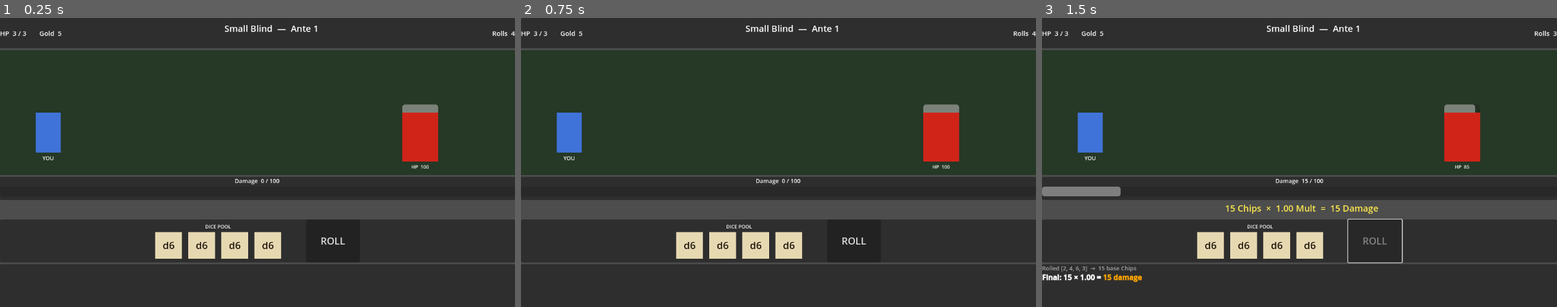
Above: before the commit, frames 1-3 (left to right).
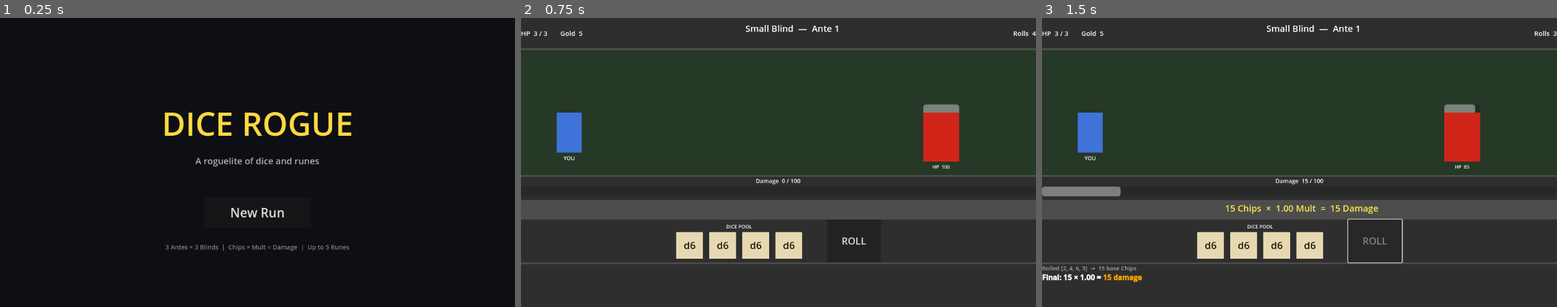
Above: after the commit, the same moments.

Repository: tjs060701-bot/GooglePlay-Game
Game: Godot game, scene res://scenes/MainMenu.tscn
Same seed, same stepped clock (60 frames per second), same inputs: the game is played once before the commit and once after it. Before the commit the project starts from res://scenes/CombatScene.tscn.
Inputs (mouse positions are in pixels of both pictures, inside the frame that each line leads up to):
- Up to frame 1 (0.25 s): no input
- Up to frame 2 (0.75 s): click (778, 211) at 0.5 s, where only the run after the commit has a clickable "New Run"
- Up to frame 3 (1.5 s): click "ROLL" at 1.25 s

The runs differ from the first frame. In frame 1, 98% of the frame differs, in the area x 0-100%, y 0-100%; in frame 2, nothing differs; in frame 3, nothing differs.

Commit message:
feat: Phase 4 — main menu, dice upgrades, 4 new runes, polish
Main menu:
- Title screen with "New Run" button; sets start scene so game
  no longer drops cold into CombatScene

Dice upgrades in shop:
- Add d6 to pool (4g), upgrade d6→d8 (5g), d6→d12 (8g)
- GameManager.add_die() and upgrade_die_sides() added
- CombatScene die icons now show actual type (d6/d8/d12) instead
  of hardcoded "d6"
- Shop displays current pool composition ("Pool: d6 d8 d12 …")

4 new runes (shop pool grows from 6 to 10):
- Even Flow (damage): all dice even → +25 Chips
- Magpie (economy): each roll earns +1 Gold
- Critical Hit (mult): any die at its max face → ×2.5 Mult;
  synergises with d8/d12 upgrades
- Momentum (damage): +8 Chips per die in pool; rewards growing
  your dice pool

Polish:
- Shop top bar shows "WARNING: Boss Blind — ROLL CAP active"
  when the upcoming blind is a Boss Blind
- Boss curse and next-blind threshold visible before committing
  to proceed

https://claude.ai/code/session_01M4MNacNs4dRgUhmJX4z4HJ

Diff:
--- a/project.godot
+++ b/project.godot
@@ -12,7 +12,7 @@
 config/tags=[]
 config/features=PackedStringArray("4.2", "Forward Plus")
 config/icon="res://icon.svg"
-run/main_scene="res://scenes/CombatScene.tscn"
+run/main_scene="res://scenes/MainMenu.tscn"
 
 [autoload]
 
--- /dev/null
+++ b/scenes/MainMenu.tscn
@@ -0,0 +1,6 @@
+[gd_scene load_steps=2 format=3]
+
+[ext_resource type="Script" path="res://scripts/MainMenu.gd" id="1"]
+
+[node name="MainMenu" type="Node2D"]
+script = ExtResource("1")
--- a/scripts/CombatScene.gd
+++ b/scripts/CombatScene.gd
@@ -315,7 +315,8 @@
 		lbl.add_theme_font_size_override("font_size", 22)
 		lbl.add_theme_color_override("font_color",
 			Color(0.15, 0.50, 0.80, 1) if is_glass else Color(0.12, 0.08, 0.04, 1))
-		lbl.text = "G" if is_glass else "d6"
+		var sides: int = die_data.get("sides", 6)
+		lbl.text = "G" if is_glass else "d%d" % sides
 		container.add_child(lbl)
 		_die_labels.append(lbl)
 
--- a/scripts/GameManager.gd
+++ b/scripts/GameManager.gd
@@ -167,6 +167,20 @@
 		state_changed.emit()
 
 
+func add_die(sides: int = 6) -> void:
+	dice_pool.append({"sides": sides, "is_glass": false})
+	state_changed.emit()
+
+
+## Upgrades the first die found with from_sides faces to to_sides faces.
+func upgrade_die_sides(from_sides: int, to_sides: int) -> void:
+	for i in range(dice_pool.size()):
+		if dice_pool[i].get("sides", 6) == from_sides:
+			dice_pool[i]["sides"] = to_sides
+			state_changed.emit()
+			return
+
+
 # ── Combat flow ────────────────────────────────────────────────────────────────
 
 ## Call this when the player meets the blind threshold.
--- /dev/null
+++ b/scripts/MainMenu.gd
@@ -0,0 +1,70 @@
+## MainMenu — title screen with New Run button.
+extends Node2D
+
+
+func _ready() -> void:
+	var cl := CanvasLayer.new()
+	add_child(cl)
+
+	var root := Control.new()
+	root.set_anchors_and_offsets_preset(Control.PRESET_FULL_RECT)
+	cl.add_child(root)
+
+	# Dark background
+	var bg := ColorRect.new()
+	bg.color = Color(0.05, 0.06, 0.08, 1.0)
+	bg.set_anchors_and_offsets_preset(Control.PRESET_FULL_RECT)
+	root.add_child(bg)
+
+	var vbox := VBoxContainer.new()
+	vbox.alignment = BoxContainer.ALIGNMENT_CENTER
+	vbox.set_anchors_and_offsets_preset(Control.PRESET_FULL_RECT)
+	root.add_child(vbox)
+
+	_gap(vbox, 60)
+
+	var title := Label.new()
+	title.text = "DICE ROGUE"
+	title.horizontal_alignment = HORIZONTAL_ALIGNMENT_CENTER
+	title.add_theme_font_size_override("font_size", 72)
+	title.add_theme_color_override("font_color", Color(1.0, 0.85, 0.25, 1.0))
+	vbox.add_child(title)
+
+	_gap(vbox, 12)
+
+	var subtitle := Label.new()
+	subtitle.text = "A roguelite of dice and runes"
+	subtitle.horizontal_alignment = HORIZONTAL_ALIGNMENT_CENTER
+	subtitle.add_theme_font_size_override("font_size", 20)
+	subtitle.add_theme_color_override("font_color", Color(0.70, 0.70, 0.70, 1.0))
+	vbox.add_child(subtitle)
+
+	_gap(vbox, 60)
+
+	var btn_new := Button.new()
+	btn_new.text = "New Run"
+	btn_new.custom_minimum_size = Vector2(240, 70)
+	btn_new.add_theme_font_size_override("font_size", 28)
+	btn_new.pressed.connect(_on_new_run)
+	var c1 := CenterContainer.new()
+	c1.add_child(btn_new)
+	vbox.add_child(c1)
+
+	_gap(vbox, 24)
+
+	var lbl_info := Label.new()
+	lbl_info.text = "3 Antes × 3 Blinds  |  Chips × Mult = Damage  |  Up to 5 Runes"
+	lbl_info.horizontal_alignment = HORIZONTAL_ALIGNMENT_CENTER
+	lbl_info.add_theme_font_size_override("font_size", 14)
+	lbl_info.add_theme_color_override("font_color", Color(0.50, 0.50, 0.50, 1.0))
+	vbox.add_child(lbl_info)
+
+
+func _on_new_run() -> void:
+	GameManager.restart_run()
+
+
+func _gap(parent: Control, h: int) -> void:
+	var s := Control.new()
+	s.custom_minimum_size = Vector2(0, h)
+	parent.add_child(s)
--- a/scripts/ShopScene.gd
+++ b/scripts/ShopScene.gd
@@ -1,4 +1,4 @@
-## ShopScene — browse 3 offered runes, manage equipped runes, proceed to next blind.
+## ShopScene — browse offered runes, upgrade dice, manage equipped runes, proceed.
 extends Node2D
 
 const RUNE_SCRIPTS: Array[String] = [
@@ -8,20 +8,32 @@
 	"res://scripts/runes/TripleTrigger.gd",
 	"res://scripts/runes/HighTide.gd",
 	"res://scripts/runes/GoldVein.gd",
+	"res://scripts/runes/EvenFlow.gd",
+	"res://scripts/runes/Magpie.gd",
+	"res://scripts/runes/CriticalHit.gd",
+	"res://scripts/runes/Momentum.gd",
 ]
 const SHOP_COST  := 3
 const SELL_PRICE := 1
 
+# Dice upgrade costs
+const COST_ADD_D6   := 4
+const COST_D6_TO_D8 := 5
+const COST_D6_TO_D12 := 8
+
 # 3 rune instances offered this visit; null = already purchased.
 var _offered: Array = []
 
 # UI references
-var _lbl_hp:    Label
-var _lbl_gold:  Label
-var _lbl_next:  Label
-var _shop_hbox: HBoxContainer
-var _equip_hbox: HBoxContainer
+var _lbl_hp:           Label
+var _lbl_gold:         Label
+var _lbl_next:         Label
+var _lbl_curse:        Label
+var _lbl_pool:         Label
 var _lbl_equip_header: Label
+var _shop_hbox:        HBoxContainer
+var _dice_hbox:        HBoxContainer
+var _equip_hbox:       HBoxContainer
 
 
 func _ready() -> void:
@@ -56,34 +68,54 @@
 	root.add_child(outer)
 
 	_build_top_bar(outer)
-	_gap_v(outer, 8)
-
-	# Shop section header
-	var shop_title := _lbl("— SHOP —", outer, 24)
+	_gap_v(outer, 6)
+
+	# ── Rune shop ──
+	var shop_title := _lbl("— SHOP —", outer, 22)
 	shop_title.horizontal_alignment = HORIZONTAL_ALIGNMENT_CENTER
 
-	_gap_v(outer, 6)
-
-	# Shop cards row
+	_gap_v(outer, 4)
+
 	var shop_center := CenterContainer.new()
-	shop_center.custom_minimum_size = Vector2(0, 190)
+	shop_center.custom_minimum_size = Vector2(0, 175)
 	outer.add_child(shop_center)
 
 	_shop_hbox = HBoxContainer.new()
 	_shop_hbox.alignment = BoxContainer.ALIGNMENT_CENTER
 	shop_center.add_child(_shop_hbox)
 
-	_gap_v(outer, 10)
-
-	# Equipped runes header (updated dynamically)
-	_lbl_equip_header = _lbl("— EQUIPPED RUNES  0 / 5 —", outer, 20)
+	_gap_v(outer, 8)
+
+	# ── Dice upgrades ──
+	var dice_title := _lbl("— DICE UPGRADES —", outer, 18)
+	dice_title.horizontal_alignment = HORIZONTAL_ALIGNMENT_CENTER
+
+	_gap_v(outer, 4)
+
+	_lbl_pool = _lbl("Pool: d6 d6 d6 d6", outer, 12)
+	_lbl_pool.horizontal_alignment = HORIZONTAL_ALIGNMENT_CENTER
+	_lbl_pool.add_theme_color_override("font_color", Color(0.70, 0.70, 0.70, 1))
+
+	_gap_v(outer, 4)
+
+	var dice_center := CenterContainer.new()
+	dice_center.custom_minimum_size = Vector2(0, 52)
+	outer.add_child(dice_center)
+
+	_dice_hbox = HBoxContainer.new()
+	_dice_hbox.alignment = BoxContainer.ALIGNMENT_CENTER
+	dice_center.add_child(_dice_hbox)
+
+	_gap_v(outer, 8)
+
+	# ── Equipped runes ──
+	_lbl_equip_header = _lbl("— EQUIPPED RUNES  0 / 5 —", outer, 18)
 	_lbl_equip_header.horizontal_alignment = HORIZONTAL_ALIGNMENT_CENTER
 
-	_gap_v(outer, 6)
-
-	# Equip slots row
+	_gap_v(outer, 4)
+
 	var equip_center := CenterContainer.new()
-	equip_center.custom_minimum_size = Vector2(0, 120)
+	equip_center.custom_minimum_size = Vector2(0, 100)
 	equip_center.size_flags_vertical = Control.SIZE_EXPAND_FILL
 	outer.add_child(equip_center)
 
@@ -91,9 +123,9 @@
 	_equip_hbox.alignment = BoxContainer.ALIGNMENT_CENTER
 	equip_center.add_child(_equip_hbox)
 
-	_gap_v(outer, 12)
+	_gap_v(outer, 8)
 	_build_footer(outer)
-	_gap_v(outer, 12)
+	_gap_v(outer, 10)
 
 
 func _build_top_bar(parent: Control) -> void:
@@ -101,9 +133,13 @@
 	panel.custom_minimum_size = Vector2(0, 64)
 	parent.add_child(panel)
 
+	var vbox := VBoxContainer.new()
+	vbox.alignment = BoxContainer.ALIGNMENT_CENTER
+	panel.add_child(vbox)
+
 	var hbox := HBoxContainer.new()
 	hbox.alignment = BoxContainer.ALIGNMENT_CENTER
-	panel.add_child(hbox)
+	vbox.add_child(hbox)
 
 	_lbl_hp   = _lbl("HP  3 / 3", hbox, 15)
 	_gap_h(hbox, 28)
@@ -111,6 +147,10 @@
 	_gap_h(hbox, 48)
 	_lbl_next = _lbl("Next: Big Blind  —  Ante 1  (need 175)", hbox, 16)
 
+	_lbl_curse = _lbl("", vbox, 12)
+	_lbl_curse.horizontal_alignment = HORIZONTAL_ALIGNMENT_CENTER
+	_lbl_curse.add_theme_color_override("font_color", Color(1.0, 0.35, 0.35, 1))
+
 
 func _build_footer(parent: Control) -> void:
 	var hbox := HBoxContainer.new()
@@ -119,7 +159,7 @@
 
 	var btn := Button.new()
 	btn.text = "Proceed to Next Blind"
-	btn.custom_minimum_size = Vector2(280, 64)
+	btn.custom_minimum_size = Vector2(280, 60)
 	btn.add_theme_font_size_override("font_size", 22)
 	btn.pressed.connect(func(): GameManager.proceed_to_combat())
 	hbox.add_child(btn)
@@ -139,12 +179,21 @@
 		GameManager.blind_name(), GameManager.current_ante, thresh
 	]
 
-	var equipped_count := GameManager.equipped_runes.size()
+	if GameManager.boss_curse == "RollCap":
+		_lbl_curse.text = "WARNING: Boss Blind — ROLL CAP active (3 dice max)"
+	else:
+		_lbl_curse.text = ""
+
+	_lbl_pool.text = "Pool: " + " ".join(
+		GameManager.dice_pool.map(func(d): return "d%d" % d.get("sides", 6))
+	)
+
 	_lbl_equip_header.text = "— EQUIPPED RUNES  %d / %d —" % [
-		equipped_count, GameManager.MAX_RUNES
+		GameManager.equipped_runes.size(), GameManager.MAX_RUNES
 	]
 
 	_rebuild_shop_cards()
+	_rebuild_dice_upgrades()
 	_rebuild_equip_slots()
 
 
@@ -162,17 +211,17 @@
 
 func _make_shop_card(rune, shop_idx: int) -> Control:
 	var panel := PanelContainer.new()
-	panel.custom_minimum_size = Vector2(190, 170)
+	panel.custom_minimum_size = Vector2(190, 160)
 
 	var vbox := VBoxContainer.new()
 	vbox.alignment = BoxContainer.ALIGNMENT_CENTER
 	panel.add_child(vbox)
 
 	if rune == null:
-		_gap_v(vbox, 28)
+		_gap_v(vbox, 30)
 		var sold := _lbl("[ SOLD ]", vbox, 18)
 		sold.horizontal_alignment = HORIZONTAL_ALIGNMENT_CENTER
-		sold.add_theme_color_override("font_color", Color(0.45, 0.45, 0.45, 1))
+		sold.add_theme_color_override("font_color", Color(0.40, 0.40, 0.40, 1))
 		return panel
 
 	var name_lbl := _lbl(rune.rune_name, vbox, 17)
@@ -200,7 +249,7 @@
 	var btn := Button.new()
 	btn.text     = "Buy  (%dg)" % SHOP_COST
 	btn.disabled = not can_buy
-	btn.custom_minimum_size = Vector2(150, 34)
+	btn.custom_minimum_size = Vector2(150, 32)
 	btn.pressed.connect(func(): _buy_rune(shop_idx))
 	var btn_c := CenterContainer.new()
 	btn_c.add_child(btn)
@@ -222,6 +271,54 @@
 	# equip_rune emits state_changed → _refresh_ui fires automatically
 
 
+# ── Dice upgrades ──────────────────────────────────────────────────────────────
+
+func _rebuild_dice_upgrades() -> void:
+	_clear_children(_dice_hbox)
+
+	var has_d6 := GameManager.dice_pool.any(func(d): return d.get("sides", 6) == 6)
+
+	var options := [
+		{
+			"label": "Add d6  (%dg)" % COST_ADD_D6,
+			"can":   GameManager.gold >= COST_ADD_D6,
+			"action": func(): _buy_add_die(6, COST_ADD_D6),
+		},
+		{
+			"label": "d6 → d8  (%dg)" % COST_D6_TO_D8,
+			"can":   GameManager.gold >= COST_D6_TO_D8 and has_d6,
+			"action": func(): _buy_upgrade_die(6, 8, COST_D6_TO_D8),
+		},
+		{
+			"label": "d6 → d12  (%dg)" % COST_D6_TO_D12,
+			"can":   GameManager.gold >= COST_D6_TO_D12 and has_d6,
+			"action": func(): _buy_upgrade_die(6, 12, COST_D6_TO_D12),
+		},
+	]
+
+	for i in range(options.size()):
+		var opt: Dictionary = options[i]
+		var btn := Button.new()
+		btn.text     = opt.label
+		btn.disabled = not opt.can
+		btn.custom_minimum_size = Vector2(155, 42)
+		btn.add_theme_font_size_override("font_size", 14)
+		btn.pressed.connect(opt.action)
+		_dice_hbox.add_child(btn)
+		if i < options.size() - 1:
+			_gap_h(_dice_hbox, 14)
+
+
+func _buy_add_die(sides: int, cost: int) -> void:
+	if GameManager.spend_gold(cost):
+		GameManager.add_die(sides)
+
+
+func _buy_upgrade_die(from_sides: int, to_sides: int, cost: int) -> void:
+	if GameManager.spend_gold(cost):
+		GameManager.upgrade_die_sides(from_sides, to_sides)
+
+
 # ── Equip slots ────────────────────────────────────────────────────────────────
 
 func _rebuild_equip_slots() -> void:
@@ -236,22 +333,22 @@
 
 func _make_equip_slot(slot_idx: int) -> Control:
 	var panel := PanelContainer.new()
-	panel.custom_minimum_size = Vector2(130, 100)
+	panel.custom_minimum_size = Vector2(128, 90)
 
 	var vbox := VBoxContainer.new()
 	vbox.alignment = BoxContainer.ALIGNMENT_CENTER
 	panel.add_child(vbox)
 
 	if slot_idx >= GameManager.equipped_runes.size():
-		_gap_v(vbox, 16)
+		_gap_v(vbox, 14)
 		var empty := _lbl("[ empty ]", vbox, 13)
 		empty.horizontal_alignment = HORIZONTAL_ALIGNMENT_CENTER
-		empty.add_theme_color_override("font_color", Color(0.38, 0.38, 0.38, 1))
+		empty.add_theme_color_override("font_color", Color(0.36, 0.36, 0.36, 1))
 		return panel
 
 	var rune = GameManager.equipped_runes[slot_idx]
 
-	var name_lbl := _lbl(rune.rune_name, vbox, 14)
+	var name_lbl := _lbl(rune.rune_name, vbox, 13)
 	name_lbl.horizontal_alignment = HORIZONTAL_ALIGNMENT_CENTER
 	name_lbl.autowrap_mode        = TextServer.AUTOWRAP_WORD_SMART
 
@@ -261,23 +358,18 @@
 	type_lbl.horizontal_alignment = HORIZONTAL_ALIGNMENT_CENTER
 	type_lbl.add_theme_color_override("font_color", _type_color(rune.rune_type))
 
-	_gap_v(vbox, 6)
+	_gap_v(vbox, 5)
 
 	var btn := Button.new()
 	btn.text = "Sell  (1g)"
-	btn.custom_minimum_size = Vector2(110, 28)
+	btn.custom_minimum_size = Vector2(108, 26)
 	btn.add_theme_font_size_override("font_size", 12)
-	btn.pressed.connect(func(): _sell_rune(slot_idx))
+	btn.pressed.connect(func(): GameManager.sell_rune(slot_idx))
 	var btn_c := CenterContainer.new()
 	btn_c.add_child(btn)
 	vbox.add_child(btn_c)
 
 	return panel
-
-
-func _sell_rune(slot_idx: int) -> void:
-	GameManager.sell_rune(slot_idx)
-	# sell_rune → add_gold(1) → state_changed → _refresh_ui
 
 
 # ── Helpers ────────────────────────────────────────────────────────────────────
--- /dev/null
+++ b/scripts/runes/CriticalHit.gd
@@ -0,0 +1,18 @@
+class_name CriticalHit
+extends Rune
+
+func _init() -> void:
+	rune_name   = "Critical Hit"
+	description = "If any die shows its maximum face, ×2.5 Mult"
+	rune_type   = "mult"
+	cost        = 5
+
+
+func apply(context: RollContext) -> RollContext:
+	var pool := context.dice_pool_snapshot
+	for i in range(mini(context.raw_values.size(), pool.size())):
+		var sides: int = pool[i].get("sides", 6)
+		if context.raw_values[i] == sides:
+			context.scale_mult(2.5, rune_name)
+			return context
+	return context
--- /dev/null
+++ b/scripts/runes/EvenFlow.gd
@@ -0,0 +1,17 @@
+class_name EvenFlow
+extends Rune
+
+func _init() -> void:
+	rune_name   = "Even Flow"
+	description = "If ALL dice show even numbers, add +25 Chips"
+	rune_type   = "damage"
+	cost        = 3
+
+
+func apply(context: RollContext) -> RollContext:
+	if context.raw_values.is_empty():
+		return context
+	var all_even := context.raw_values.all(func(v): return v % 2 == 0)
+	if all_even:
+		context.add_chips(25, rune_name)
+	return context
--- /dev/null
+++ b/scripts/runes/Magpie.gd
@@ -0,0 +1,14 @@
+class_name Magpie
+extends Rune
+
+func _init() -> void:
+	rune_name   = "Magpie"
+	description = "Each roll earns +1 Gold"
+	rune_type   = "economy"
+	cost        = 4
+
+
+func apply(context: RollContext) -> RollContext:
+	context.gold_earned += 1
+	context.log_entries.append("%s: +1 Gold" % rune_name)
+	return context
--- /dev/null
+++ b/scripts/runes/Momentum.gd
@@ -0,0 +1,14 @@
+class_name Momentum
+extends Rune
+
+func _init() -> void:
+	rune_name   = "Momentum"
+	description = "Add +8 Chips for each die in your pool"
+	rune_type   = "damage"
+	cost        = 4
+
+
+func apply(context: RollContext) -> RollContext:
+	var bonus: int = context.dice_pool_snapshot.size() * 8
+	context.add_chips(bonus, rune_name)
+	return context
